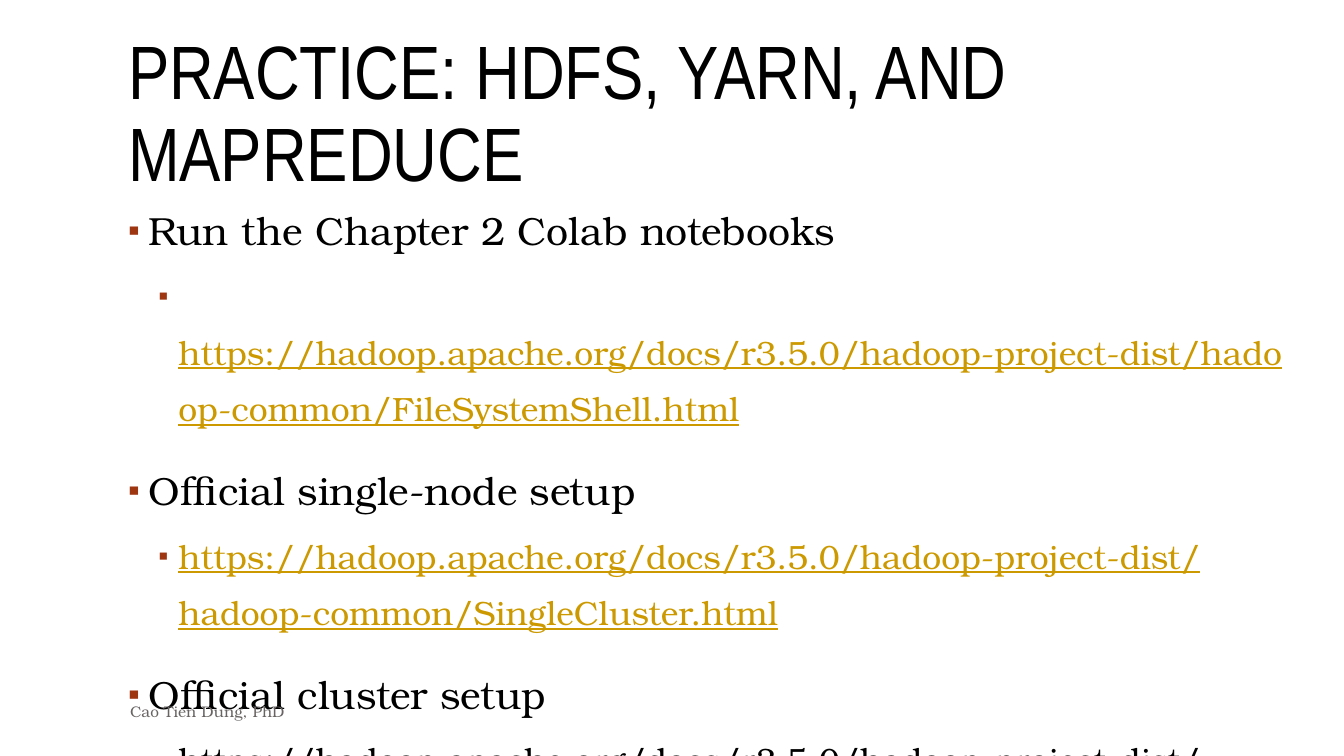
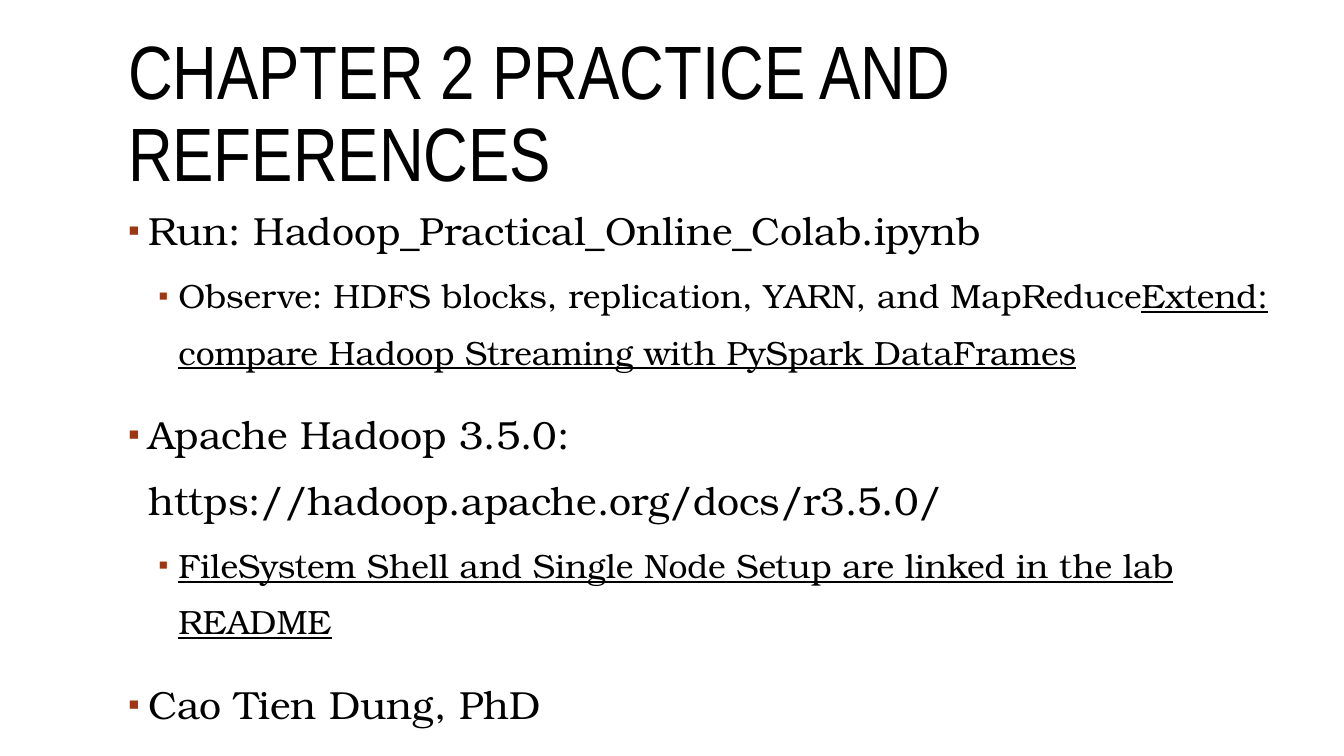
Before and after one commit to huynhhoc/bigdata, a slide deck: slide 20 of Lectures/Lecture 2 Hadoop.pptx (slide 15 before the commit). Drawn at 1344x756 pixels with LibreOffice and Linux fonts; fonts in the diff are those of the drawing; background and template pictures are left out. Boxes give left, top, right and bottom in pixels: in the first picture for what was removed or moved away, otherwise in the second. Text is boxed around its words. In the diff, an @@ line names an element or a change of style, - is before the commit and + after.

Commit message:
Revise Chapter 2 Hadoop lecture and practical

```diff
--- a/Lectures/Lecture 2 Hadoop.pptx
+++ b/Lectures/Lecture 2 Hadoop.pptx
@@ title at (x1=128, y1=46, x2=950, y2=182): text changed @@
-PRACTICE: HDFS, YARN, AND MAPREDUCE
+CHAPTER 2 PRACTICE AND REFERENCES
@@ text at (x1=148, y1=217, x2=1268, y2=728): text changed; text colour #CC9900 to #000000 @@
-▪ Run the Chapter 2 Colab notebooks
-  ▪ https://hadoop.apache.org/docs/r3.5.0/hadoop-project-dist/hadoop-common/FileSystemShell.html
-▪ Official single-node setup
-  ▪ https://hadoop.apache.org/docs/r3.5.0/hadoop-project-dist/hadoop-common/SingleCluster.html
-▪ Official cluster setup
-  ▪ https://hadoop.apache.org/docs/r3.5.0/hadoop-project-dist/hadoop-common/ClusterSetup.html
+▪ Run: Hadoop_Practical_Online_Colab.ipynb
+  ▪ Observe: HDFS blocks, replication, YARN, and MapReduceExtend: compare Hadoop Streaming with PySpark DataFrames
+▪ Apache Hadoop 3.5.0: https://hadoop.apache.org/docs/r3.5.0/
+  ▪ FileSystem Shell and Single Node Setup are linked in the lab README
+▪ Cao Tien Dung, PhD
+  ▪ 20
@@ text removed at (x1=130, y1=703, x2=285, y2=721) @@
-Cao Tien Dung, PhD
```
Also in this commit, not shown: 5 slides added, 3 other files.
